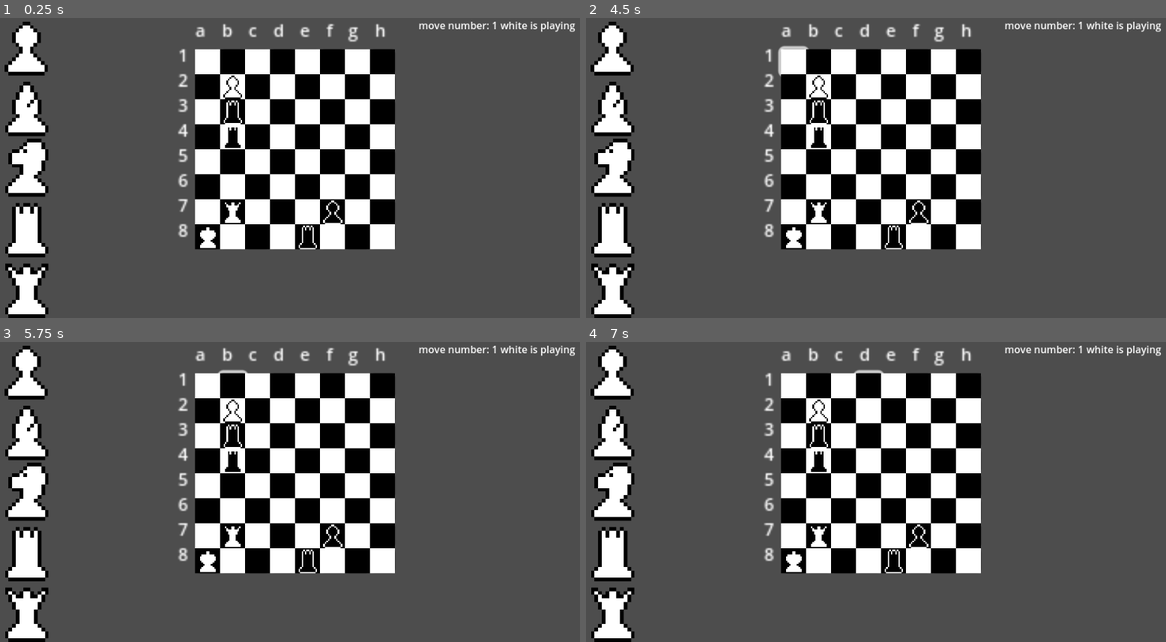
Above: before the commit, frames 1-4 (two rows, left to right).
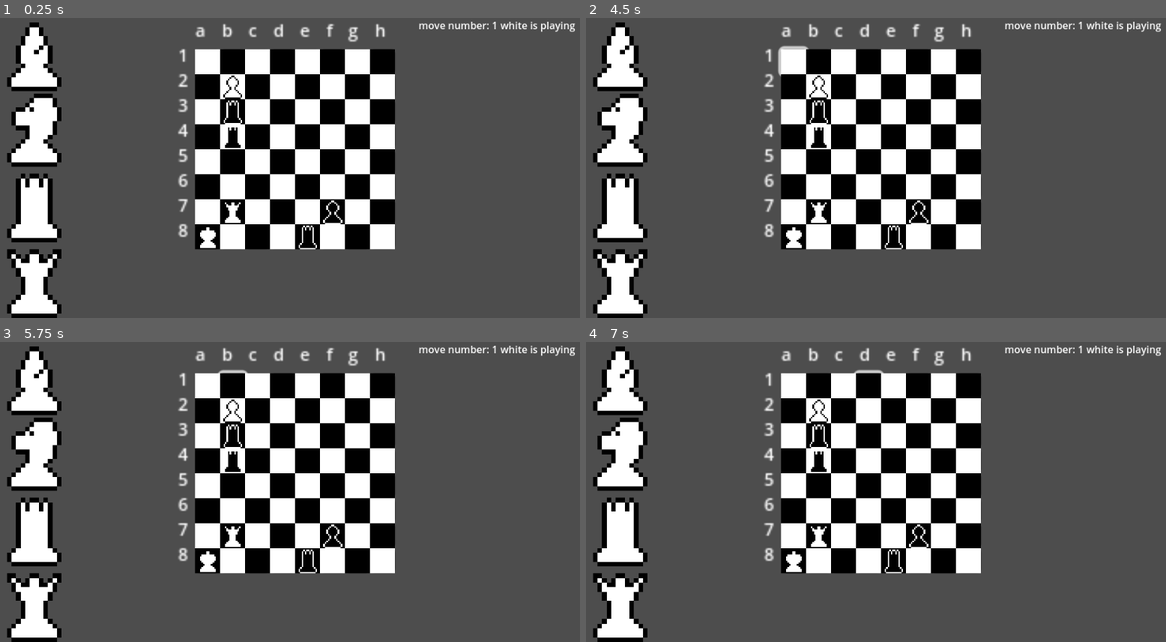
Above: after the commit, the same moments.

Repository: Hanekawa-chan/chess
Game: Godot game, scene res://scenes/game.tscn
Two runs of this game, one before a commit and one after it. Both use one fixed random seed, a clock stepped at 60 frames per second and the inputs below. This scene is started directly instead of the project's main scene.
Inputs (mouse positions are in pixels of both pictures, inside the frame that each line leads up to; where the layout moved, square brackets give the same spot in the first picture):
- Up to frame 1 (0.25 s): no input
- Up to frame 2 (4.5 s): click (673, 48) at 0.52 s; click (673, 54) [673, 108] at 1.25 s; click (673, 129) [673, 168] at 2 s; click (673, 207) [673, 228] at 2.75 s; click (673, 282) [673, 288] at 3.5 s; click (794, 63) at 4.25 s
- Up to frame 3 (5.75 s): click (232, 387) at 5 s
- Up to frame 4 (7 s): click (841, 387) at 5.75 s; click (870, 387) at 6.5 s

The runs differ from the first frame. In frame 1, 5.2% of the frame differs, in the area x 0-11%, y 1-100%; in frame 2, 5.2%; in frame 3, 5.2%; in frame 4, 5.2%.

Commit message:
fixed not losing

Diff:
--- a/scenes/game.tscn
+++ b/scenes/game.tscn
@@ -1,14 +1,9 @@
-[gd_scene load_steps=14 format=4 uid="uid://bv8trog1nw6qp"]
+[gd_scene load_steps=13 format=4 uid="uid://bv8trog1nw6qp"]
 
 [ext_resource type="Texture2D" uid="uid://cl55bw3rvlgli" path="res://images/tileset.png" id="1_uwrxv"]
 [ext_resource type="Script" uid="uid://cw3ao23ynvpem" path="res://scripts/game.gd" id="1_yqjtg"]
 [ext_resource type="Script" uid="uid://cnxwsbc3ugu3c" path="res://scripts/tile.gd" id="2_lnu2h"]
 [ext_resource type="Script" uid="uid://cio0ren5mxxpa" path="res://scripts/choosable_piece.gd" id="3_lbhrr"]
-
-[sub_resource type="AtlasTexture" id="AtlasTexture_iywne"]
-resource_name = "pawn"
-atlas = ExtResource("1_uwrxv")
-region = Rect2(32, 0, 16, 16)
 
 [sub_resource type="AtlasTexture" id="AtlasTexture_p57ef"]
 resource_name = "pawn"
@@ -96,14 +91,6 @@
 layout_mode = 2
 size_flags_horizontal = 3
 
-[node name="Pawn" type="TextureButton" parent="CenterContainer/HBoxContainer/LeftSide/HBoxContainer/ChoosablePieces"]
-layout_mode = 2
-size_flags_vertical = 3
-texture_normal = SubResource("AtlasTexture_iywne")
-stretch_mode = 4
-script = ExtResource("3_lbhrr")
-piece = 1
-
 [node name="Bishop" type="TextureButton" parent="CenterContainer/HBoxContainer/LeftSide/HBoxContainer/ChoosablePieces"]
 layout_mode = 2
 size_flags_vertical = 3
